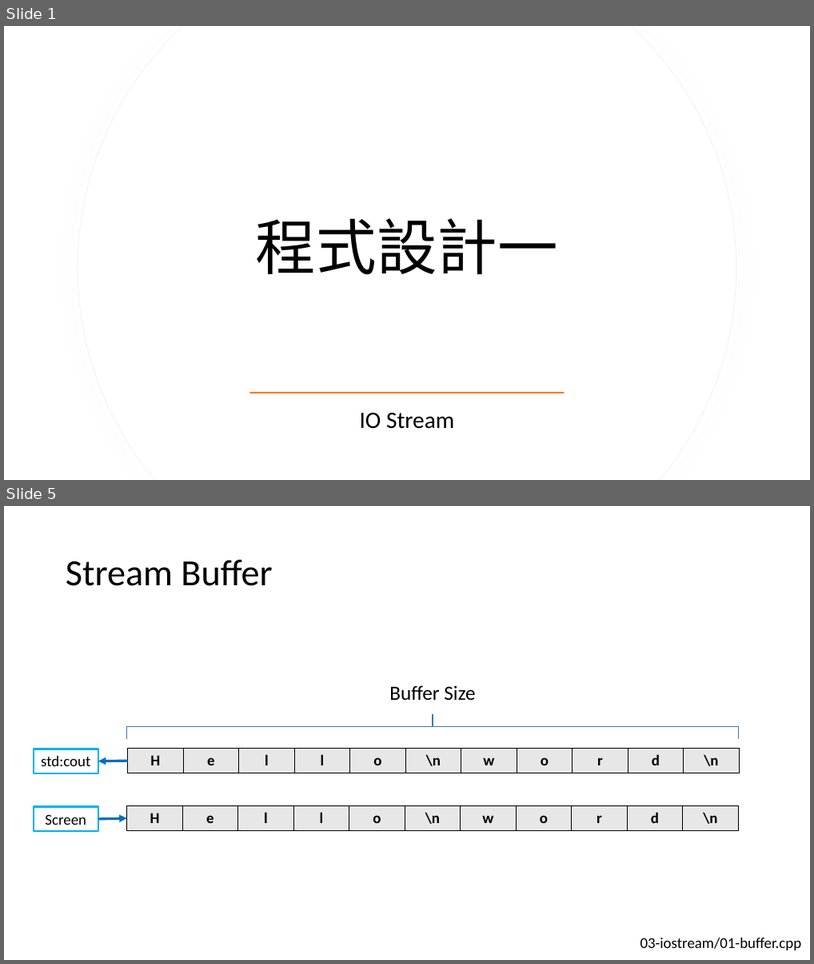
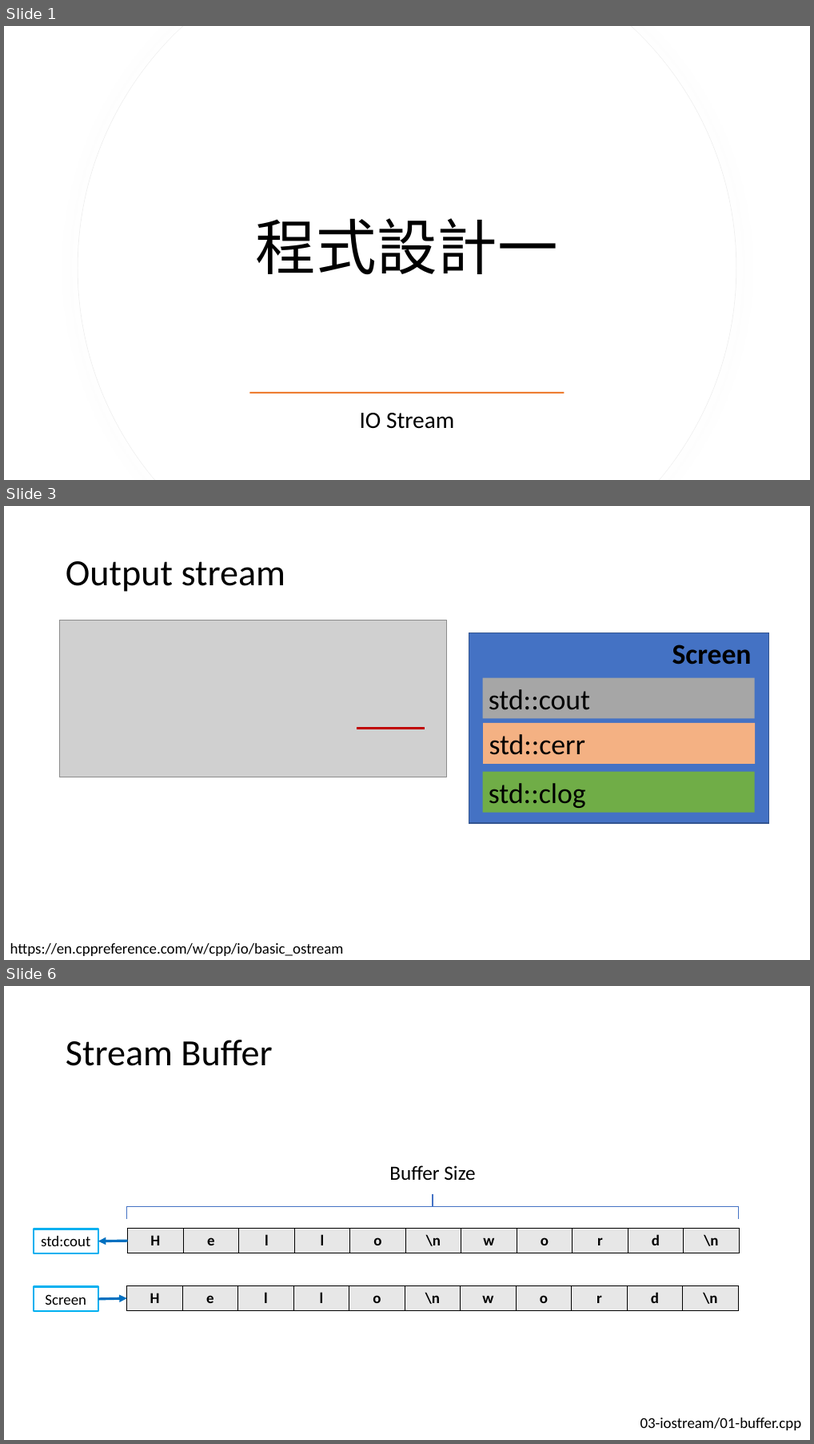
Before and after one commit to CNOCycle/cpp_tutorial, a slide deck: 03-iostream/00-iostream.pptx. Shown one above the other, each under a label of ours: slides 1 and 5 before the commit, slides 1, 3 and 6 after it; the slides between them are not shown. The pictures are 814x964 and 814x1444 pixels, drawn with LibreOffice and Linux fonts; fonts in the diff are those of the drawing; grey boxes stand for pictures. Boxes give left, top, right and bottom in pixels: in the first picture for what was removed or moved away, otherwise in the second. Text is boxed around its words. In the diff, an @@ line names an element or a change of style, - is before the commit and + after.

```diff
--- a/03-iostream/00-iostream.pptx
+++ b/03-iostream/00-iostream.pptx
@@ slide 3 added at (x1=4, y1=506, x2=810, y2=960), background #FFFFFF @@
@@ title added at (x1=66, y1=561, x2=286, y2=592), 44 pt, text #000000 @@
+Output stream
@@ picture added at (x1=60, y1=620, x2=447, y2=776) @@
@@ rectangle added at (x1=470, y1=632, x2=770, y2=822), fill #4472C4, outline #325491 1 pt @@
@@ text added at (x1=673, y1=644, x2=752, y2=664), 34 pt, text #000000, bold @@
+Screen
@@ rectangle added at (x1=483, y1=678, x2=755, y2=718), fill #A6A6A6, 34 pt, text #000000 @@
+std::cout
@@ line added from (357, 728) to (425, 728), #C00000 3 pt @@
@@ rectangle added at (x1=483, y1=723, x2=755, y2=763), fill #F4B183, 34 pt, text #000000 @@
+std::cerr
@@ rectangle added at (x1=483, y1=772, x2=755, y2=812), fill #70AD47, 34 pt, text #000000 @@
+std::clog
@@ text added at (x1=10, y1=943, x2=344, y2=956), 18 pt, text #000000 @@
+https://en.cppreference.com/w/cpp/io/basic_ostream
@@ what was slide 5 is now slide 6 @@
```
Also in this commit, not shown: 4 slides changed, 1 other slide added, 1 slide removed, 2 other files.
